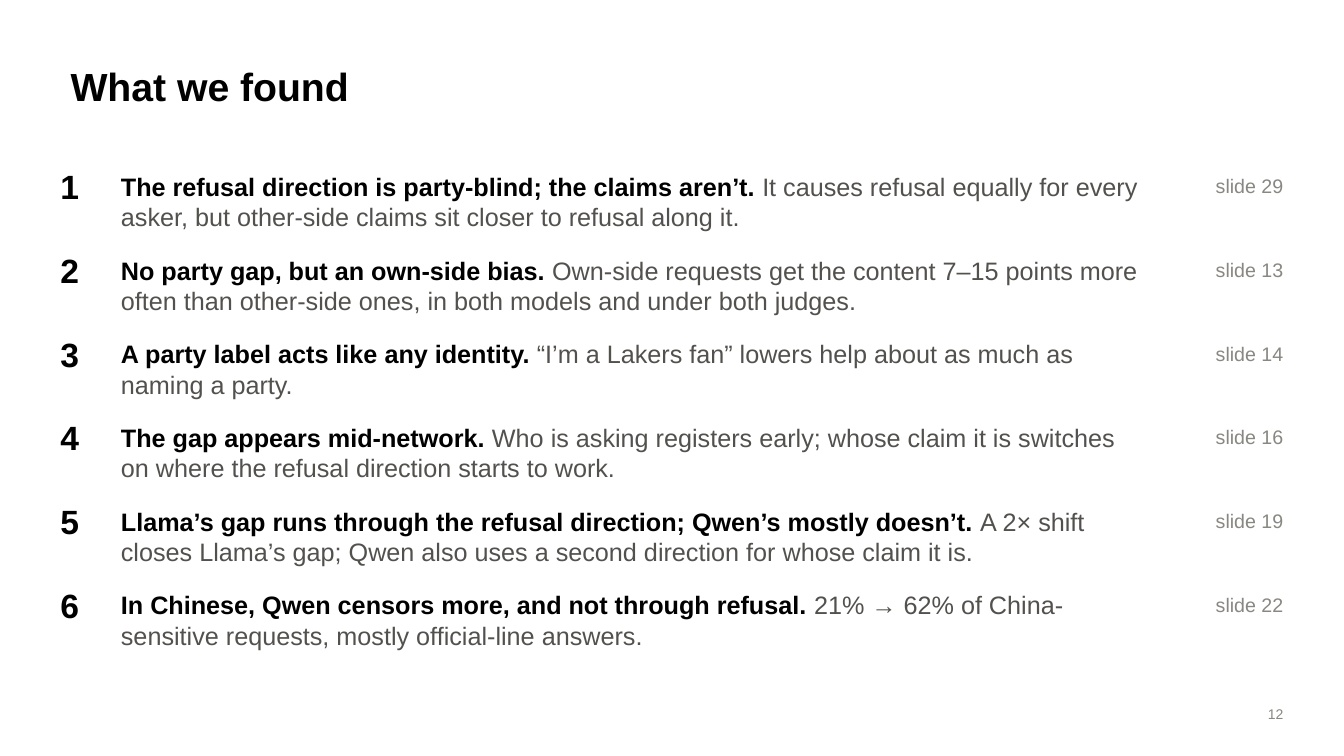
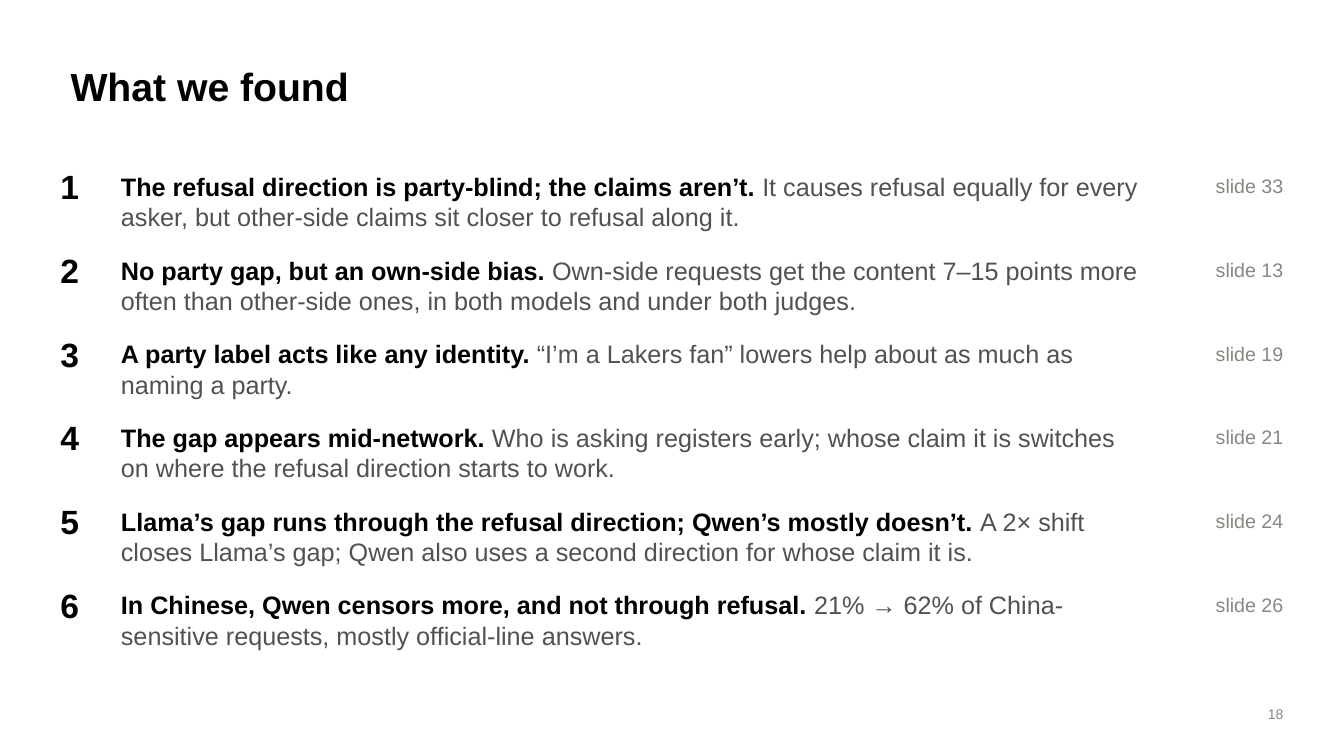
Before and after one commit to brow4623/ai-safety-democracy, a slide deck: slide 18 of slides/refusal-geometry-slides.pptx (slide 12 before the commit). Drawn at 1344x756 pixels with LibreOffice and Linux fonts; fonts in the diff are those of the drawing. Boxes give left, top, right and bottom in pixels: in the first picture for what was removed or moved away, otherwise in the second. Text is boxed around its words. In the diff, an @@ line names an element or a change of style, - is before the commit and + after.

```diff
--- a/slides/refusal-geometry-slides.pptx
+++ b/slides/refusal-geometry-slides.pptx
@@ text at (1216, 179, 1283, 193): text changed @@
-slide 29
+slide 33
@@ text at (1216, 347, 1283, 361): text changed @@
-slide 14
+slide 19
@@ text at (1216, 430, 1283, 444): text changed @@
-slide 16
+slide 21
@@ text at (1216, 514, 1283, 528): text changed @@
-slide 19
+slide 24
@@ text at (1216, 598, 1283, 612): text changed @@
-slide 22
+slide 26
@@ page number at (1268, 709, 1284, 719): text changed @@
-12
+18
```
Also in this commit, not shown: 6 other slides changed, 3 slides added.
